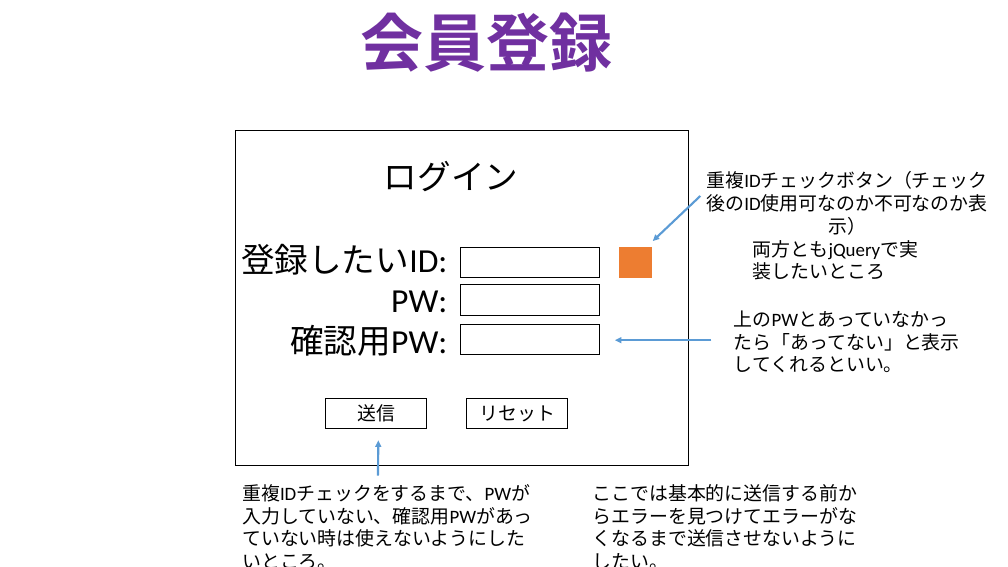
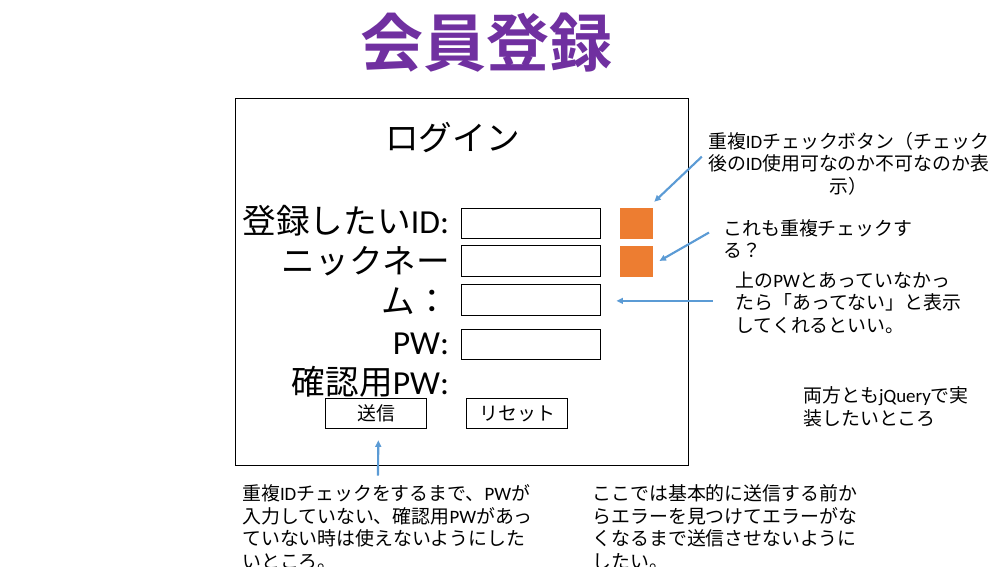
Before and after one commit to TakanoriOnuma/WebApplication, a slide deck: slide 2 of design/HTMLページ設計.pptx. Drawn at 1008x567 pixels with LibreOffice and Linux fonts; fonts in the diff are those of the drawing. Boxes give left, top, right and bottom in pixels: in the first picture for what was removed or moved away, otherwise in the second. Text is boxed around its words. In the diff, an @@ line names an element or a change of style, - is before the commit and + after.

Commit message:
会員登録画面にニックネームを書く欄を追加
会員登録時にニックネームを書くようにするが、
そうすると重複チェックが2種類あって面倒かもしれない。
そのためもしかしたらやり方を変えるかもしれない。

```diff
--- a/design/HTMLページ設計.pptx
+++ b/design/HTMLページ設計.pptx
@@ rectangle: place and size @@
-rectangle at [235,130,689,466]
+rectangle at [235,98,689,466]
@@ text "登録したいID:": place and size @@
-text "登録したいID:" at [241,243,447,356]
+text "登録したいID:" at [243,204,450,404]
@@ 4 rectangles, 3 texts, 2 arrows: place and size @@
-4 rectangles, 3 texts, 2 arrows at [384,161,988,372]
+4 rectangles, 3 texts, 2 arrows at [385,122,989,333]
@@ arrow added from (709, 233) to (660, 261), #5B9BD5 2 pt @@
@@ text added at [723,219,912,237], 18 pt, text #000000 @@
+これも重複チェックする？
@@ text at [282,246,450,314]: paragraph added @@
+ニックネーム：
@@ rectangle added at [462,329,601,359], outline #000000 0.75 pt @@
@@ text "両方ともjQueryで実装したいところ": place and size @@
-text "両方ともjQueryで実装したいところ" at [753,240,918,260]
+text "両方ともjQueryで実装したいところ" at [803,386,968,406]
```
Also in this commit, not shown: 2 other slides changed.
